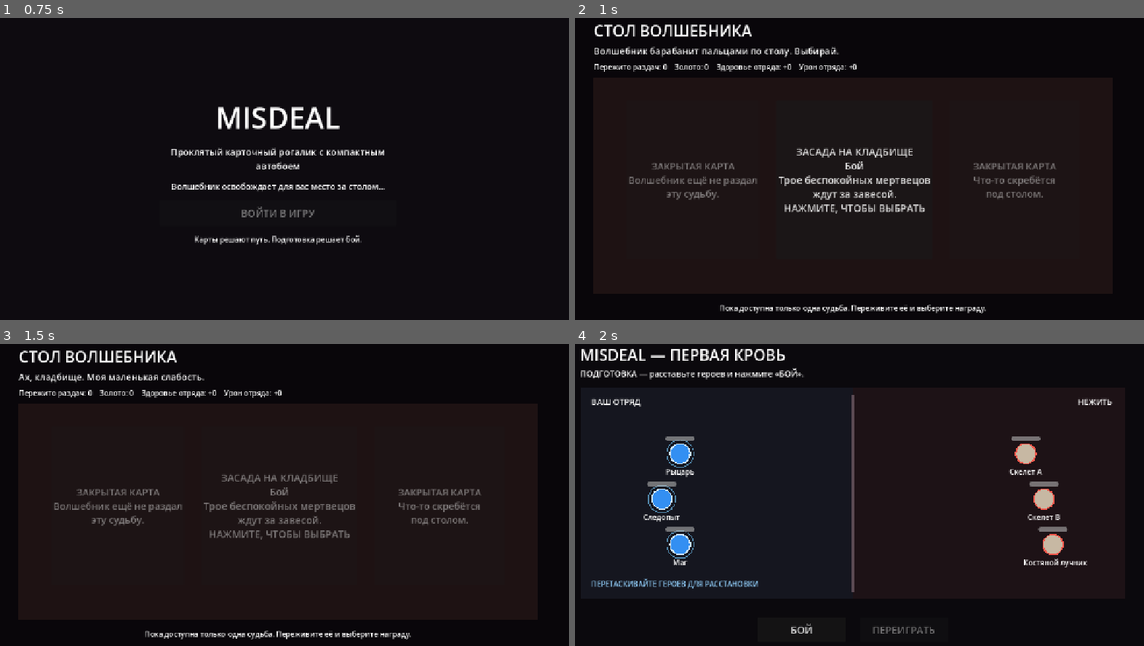
Above: before the commit, frames 1-4 (two rows, left to right).
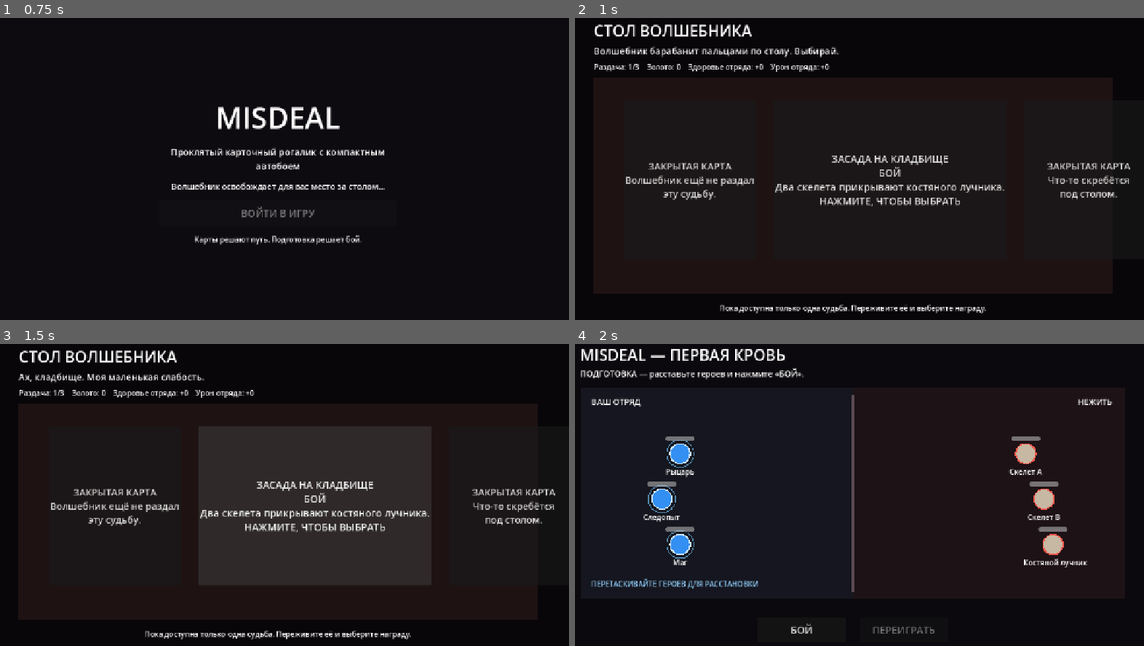
Above: after the commit, the same moments.

Repository: zampolit73/Misdeal
Game: Godot game, scene res://scenes/main/main.tscn
Two runs of this game, one before a commit and one after it. Both use one fixed random seed, a clock stepped at 60 frames per second and the inputs below.
Inputs:
- Up to frame 1 (0.75 s): click "ВОЙТИ В ИГРУ" at 0.5 s
- Up to frame 2 (1 s): no input
- Up to frame 3 (1.5 s): click "ЗАСАДА НА КЛАДБИЩЕ Бой Трое б…" (after the commit: "ЗАСАДА НА КЛАДБИЩЕ БОЙ Два ск…") at 1.25 s
- Up to frame 4 (2 s): no input

Frame 1 is identical in both runs. In frame 2, 5.0% of the frame differs, in the area x 3-98%, y 15-65%; in frame 3, 4.7%; in frame 4, less than 0.1%.
Error after the commit: Invalid assignment of property or key 'text' with value of type 'String' on a base object of type 'null instance'. (res://scripts/table/table.gd:28)

Commit message:
Add three playable encounter cards

Diff:
--- a/scripts/table/table.gd
+++ b/scripts/table/table.gd
@@ -1,18 +1,41 @@
 extends Control
+
+const BONE_PATROL_PATH := "res://resources/encounters/bone_patrol.tres"
+const GRAVEYARD_AMBUSH_PATH := "res://resources/encounters/graveyard_ambush.tres"
+const GALLOWS_VOLLEY_PATH := "res://resources/encounters/gallows_volley.tres"
+
+const BONE_PATROL: EncounterData = preload(BONE_PATROL_PATH)
+const GRAVEYARD_AMBUSH: EncounterData = preload(GRAVEYARD_AMBUSH_PATH)
+const GALLOWS_VOLLEY: EncounterData = preload(GALLOWS_VOLLEY_PATH)
 
 @onready var wizard_line: Label = $WizardLine
 @onready var stats_label: Label = $Stats
+@onready var bone_patrol_button: Button = $Cards/BonePatrolCard
 @onready var graveyard_button: Button = $Cards/GraveyardCard
-@onready var locked_card_left: Button = $Cards/LockedCardLeft
-@onready var locked_card_right: Button = $Cards/LockedCardRight
+@onready var gallows_button: Button = $Cards/GallowsVolleyCard
 
 func _ready() -> void:
-	graveyard_button.pressed.connect(_on_graveyard_pressed)
+	if RunState.is_run_complete():
+		get_tree().change_scene_to_file("res://scenes/run_end/run_end.tscn")
+		return
+
+	_setup_card(bone_patrol_button, BONE_PATROL, BONE_PATROL_PATH)
+	_setup_card(graveyard_button, GRAVEYARD_AMBUSH, GRAVEYARD_AMBUSH_PATH)
+	_setup_card(gallows_button, GALLOWS_VOLLEY, GALLOWS_VOLLEY_PATH)
 	_refresh_table()
 
+func _setup_card(button: Button, encounter: EncounterData, encounter_path: String) -> void:
+	button.text = "%s\n\nБОЙ\n\n%s\n\nНАЖМИТЕ, ЧТОБЫ ВЫБРАТЬ" % [
+		encounter.title,
+		encounter.card_text
+	]
+	button.pressed.connect(_choose_encounter.bind(encounter, encounter_path))
+
 func _refresh_table() -> void:
-	stats_label.text = "Пережито раздач: %d    Золото: %d    Здоровье отряда: +%d    Урон отряда: +%d" % [
-		RunState.deals_survived,
+	var current_deal := RunState.deals_survived + 1
+	stats_label.text = "Раздача: %d/%d    Золото: %d    Здоровье отряда: +%d    Урон отряда: +%d" % [
+		current_deal,
+		RunState.MAX_DEALS,
 		RunState.gold,
 		int(RunState.party_hp_bonus),
 		int(RunState.party_damage_bonus)
@@ -20,14 +43,19 @@
 
 	if RunState.deals_survived == 0:
 		wizard_line.text = "Волшебник барабанит пальцами по столу. Выбирай."
+	elif RunState.deals_survived == RunState.MAX_DEALS - 1:
+		wizard_line.text = "Последняя раздача. Постарайся умереть поинтереснее."
 	else:
 		wizard_line.text = "Всё ещё здесь? Какая досада. Тогда ещё одна карта."
 
-	locked_card_left.disabled = true
-	locked_card_right.disabled = true
-
-func _on_graveyard_pressed() -> void:
-	graveyard_button.disabled = true
-	wizard_line.text = "Ах, кладбище. Моя маленькая слабость."
+func _choose_encounter(encounter: EncounterData, encounter_path: String) -> void:
+	_disable_cards()
+	RunState.select_encounter(encounter_path)
+	wizard_line.text = encounter.wizard_line
 	await get_tree().create_timer(0.3).timeout
 	get_tree().change_scene_to_file("res://scenes/battle/battle.tscn")
+
+func _disable_cards() -> void:
+	bone_patrol_button.disabled = true
+	graveyard_button.disabled = true
+	gallows_button.disabled = true
